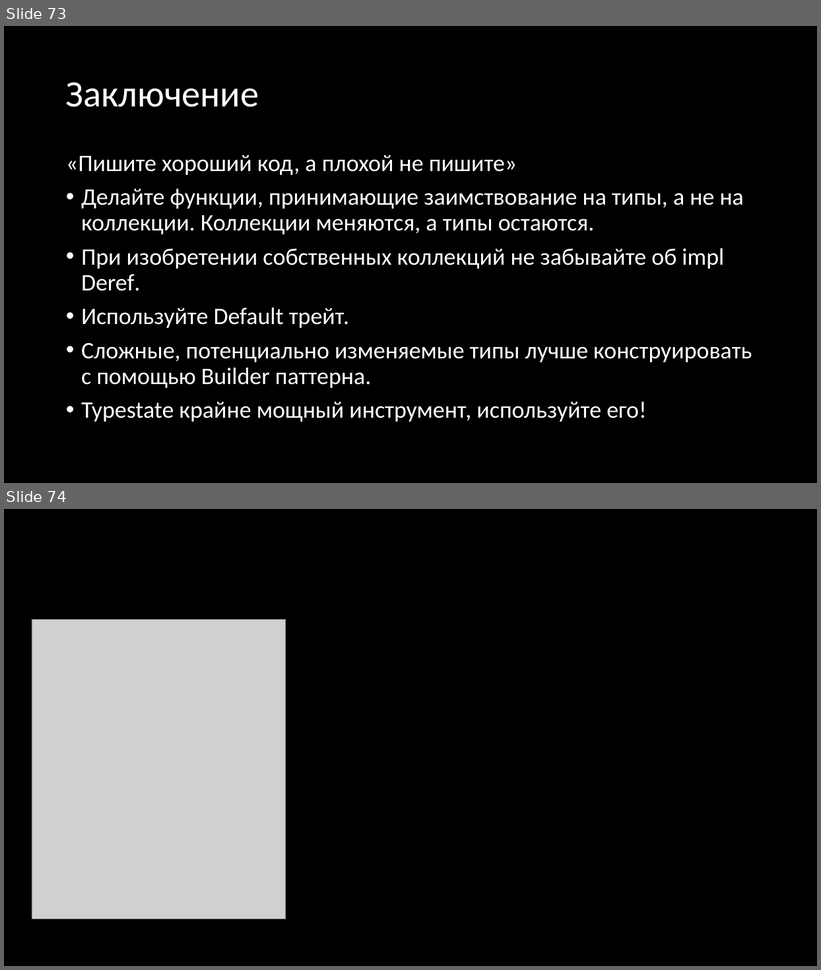
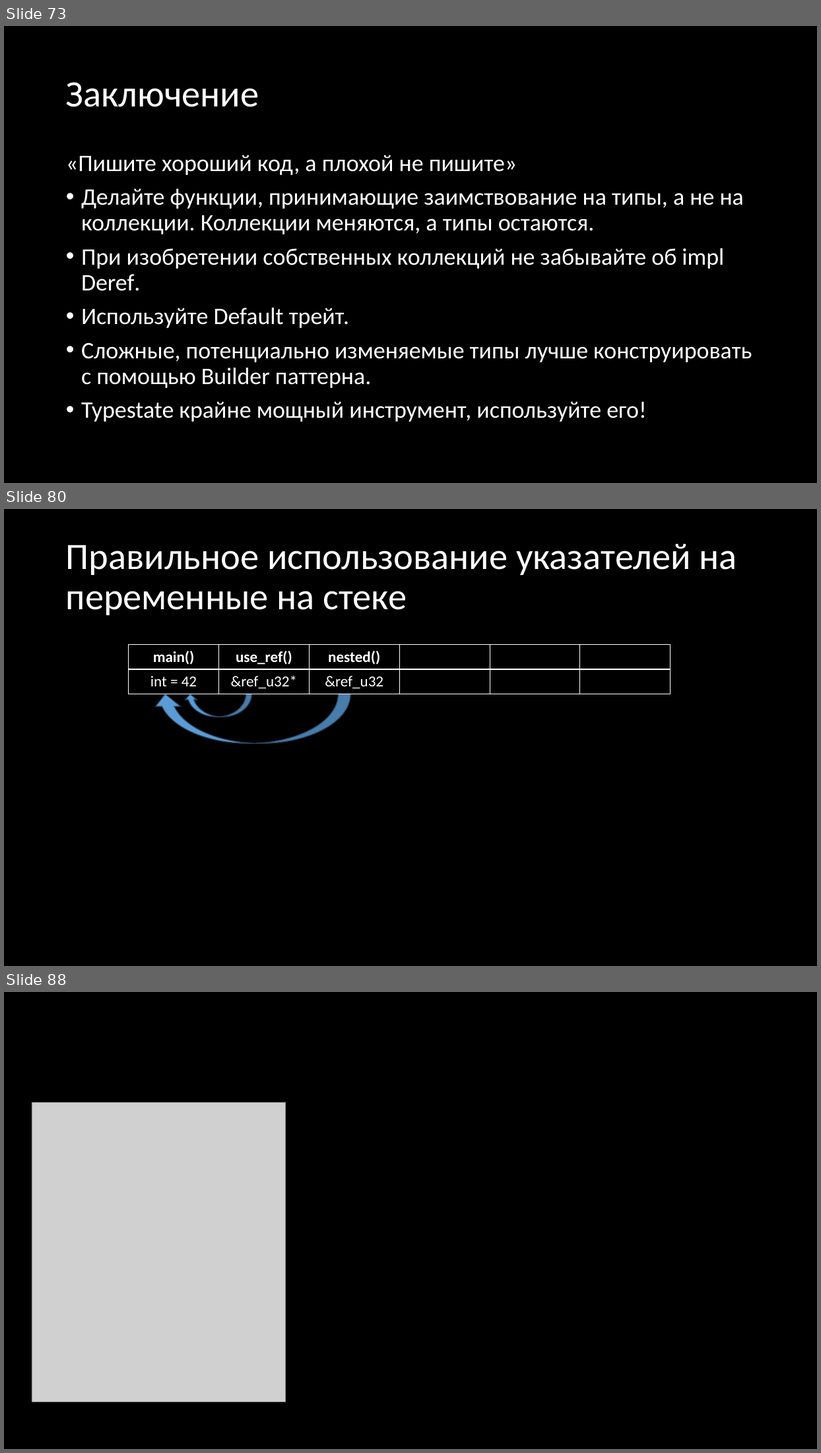
Before and after one commit to Gordon01/learn-rust, a slide deck: keynotes/Rust 2024.pptx. Shown one above the other, each under a label of ours: slides 73 and 74 before the commit, slides 73, 80 and 88 after it; the slides between them are not shown. The pictures are 821x970 and 821x1453 pixels, drawn with LibreOffice and Linux fonts; fonts in the diff are those of the drawing; grey boxes stand for pictures. Boxes give left, top, right and bottom in pixels: in the first picture for what was removed or moved away, otherwise in the second. Text is boxed around its words. In the diff, an @@ line names an element or a change of style, - is before the commit and + after.

```diff
--- a/keynotes/Rust 2024.pptx
+++ b/keynotes/Rust 2024.pptx
@@ slide 80 added at (4,509,817,966), background #000000 @@
@@ title added at (66,544,737,615), 44 pt, text #FFFFFF @@
+Правильное использование указателей на переменные на стеке
@@ table added at (129,644,670,694), 2 rows, 6 columns @@
+main() | use_ref() | nested() |  |  | 
+int = 42 | &ref_u32* | &ref_u32 |  |  | 
@@ curved up arrow added at (153,694,350,744), fill #5B9BD5, outline #28445D 1 pt @@
@@ curved up arrow added at (185,694,252,718), fill #5B9BD5, outline #28445D 1 pt @@
@@ what was slide 74 is now slide 88 @@
```
Also in this commit, not shown: 13 other slides added, 5 other files.
